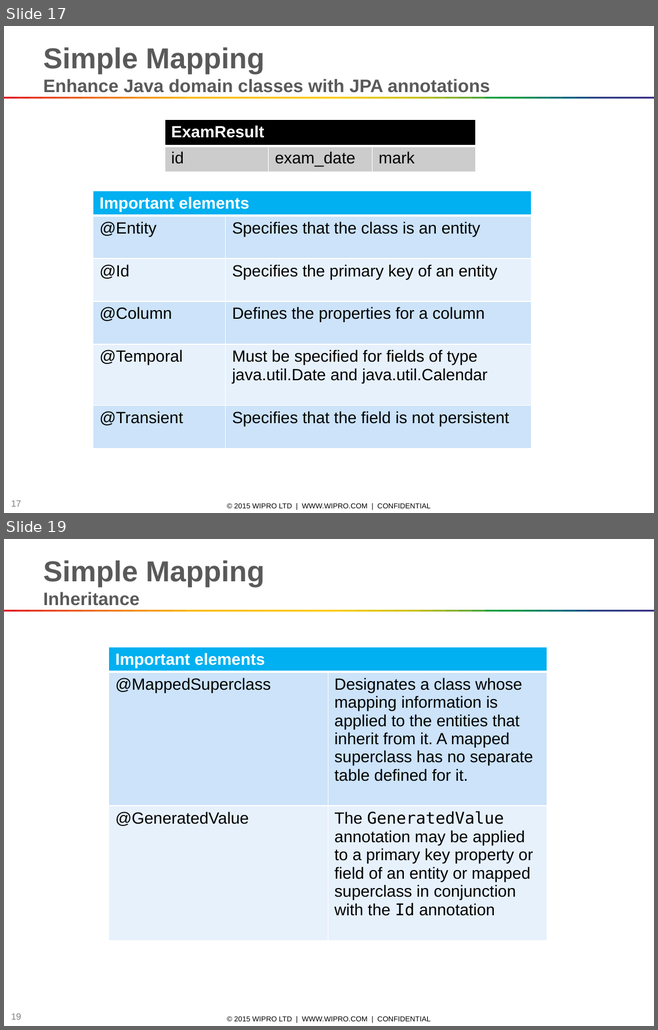
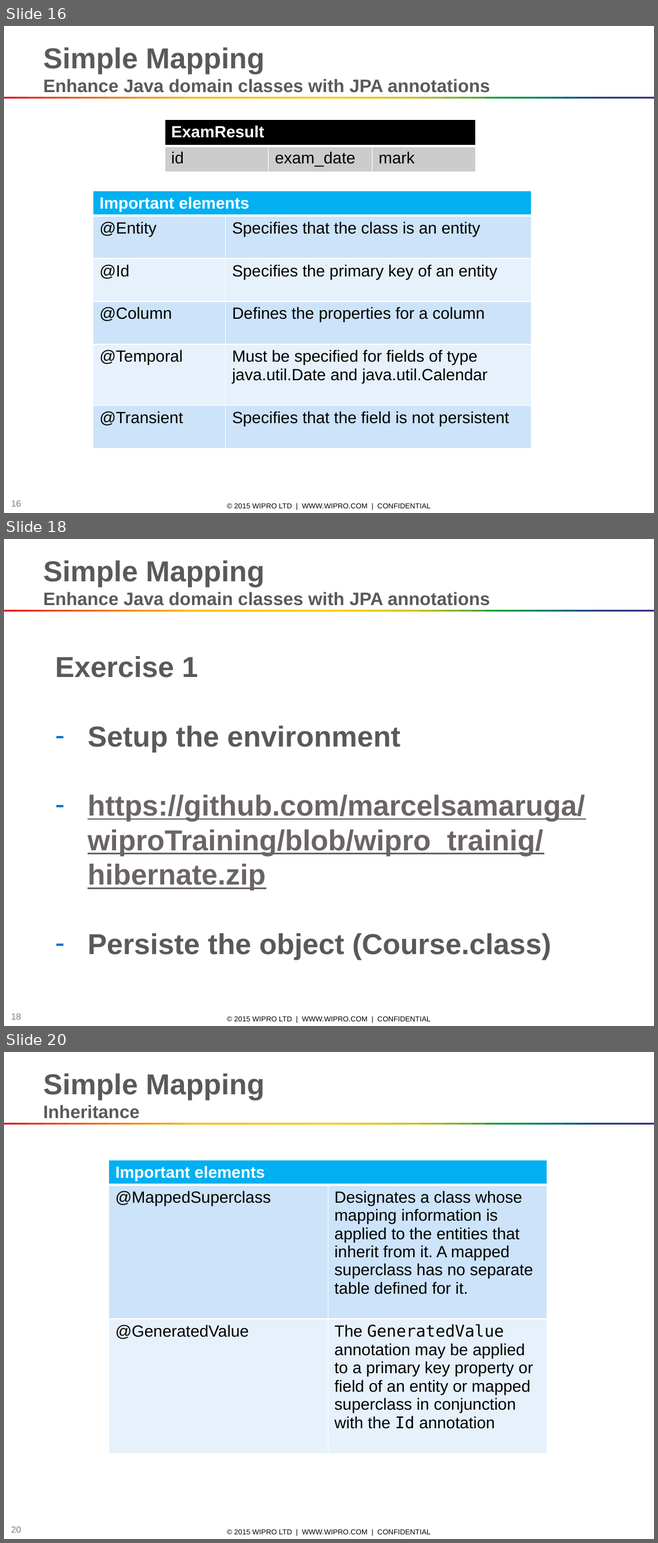
Before and after one commit to marcelsamaruga/wiproTraining, a slide deck: Java Persistence API and Hibernate.pptx. Shown one above the other, each under a label of ours: slides 17 and 19 before the commit, slides 16, 18 and 20 after it; the slides between them are not shown. The pictures are 658x1030 and 658x1543 pixels, drawn with LibreOffice and Linux fonts; fonts in the diff are those of the drawing. Boxes give left, top, right and bottom in pixels: in the first picture for what was removed or moved away, otherwise in the second. Text is boxed around its words. In the diff, an @@ line names an element or a change of style, - is before the commit and + after.

```diff
--- a/Java Persistence API and Hibernate.pptx
+++ b/Java Persistence API and Hibernate.pptx
@@ slide 18 added at <box>4,539,654,1026</box>, background #FFFFFF; not listed: 53 template elements that a slide beside it also shows @@
@@ text added at <box>43,560,489,606</box>, 20 pt, text #595959, bold @@
+Simple Mapping
+Enhance Java domain classes with JPA annotations
@@ text added at <box>55,656,585,960</box>, 32 pt, text #6A6468, bold, underline @@
+Exercise 1
+– Setup the environment
+– https://github.com/marcelsamaruga/wiproTraining/blob/wipro_trainig/hibernate.zip
+– Persiste the object (Course.class)
@@ what was slide 17 is now slide 16 @@
@@ page number at <box>11,500,21,507</box>: text changed @@
-17
+16
@@ what was slide 19 is now slide 20 @@
@@ page number at <box>11,1526,21,1533</box>: text changed @@
-19
+20
```
Also in this commit, not shown: 4 slides changed, 16 other slides added.
